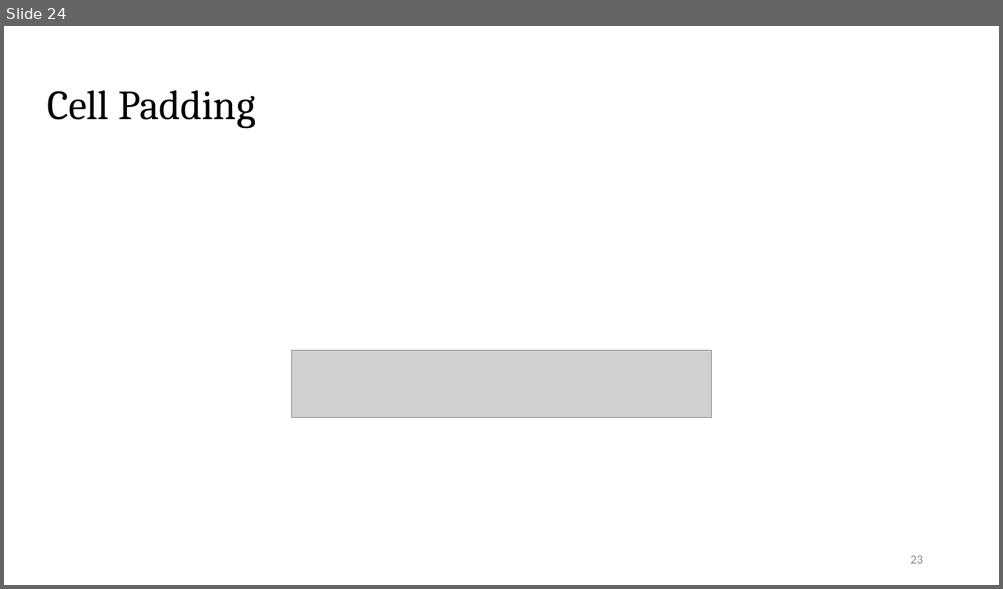
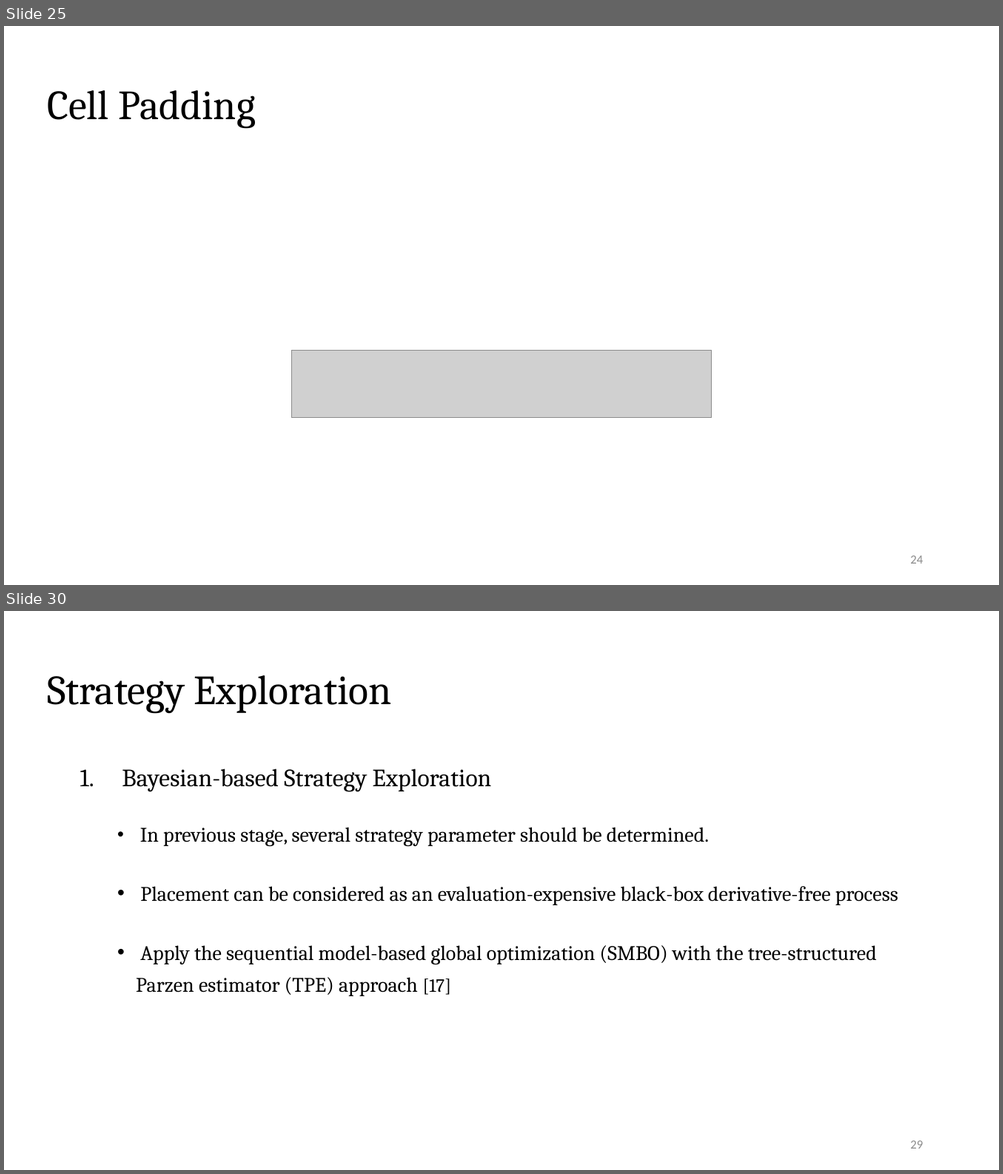
Before and after one commit to Pacific-Feng-Studuies/Studied-Papers, a slide deck: GM/Placement/PUFFER A Routability-Driven Placement Framework via Cell Padding/PUFFER A Routability-Driven Placement Framework via Cell Padding.pptx. Shown one above the other, each under a label of ours: slide 24 before the commit, slides 25 and 30 after it; the slides between them are not shown. The pictures are 1003x589 and 1003x1174 pixels, drawn with LibreOffice and Linux fonts; fonts in the diff are those of the drawing; grey boxes stand for pictures. Boxes give left, top, right and bottom in pixels: in the first picture for what was removed or moved away, otherwise in the second. Text is boxed around its words. In the diff, an @@ line names an element or a change of style, - is before the commit and + after.

```diff
--- a/GM/Placement/PUFFER A Routability-Driven Placement Framework via Cell Padding/PUFFER A Routability-Driven Placement Framework via Cell Padding.pptx
+++ b/GM/Placement/PUFFER A Routability-Driven Placement Framework via Cell Padding/PUFFER A Routability-Driven Placement Framework via Cell Padding.pptx
@@ slide 30 added at (x1=4, y1=611, x2=999, y2=1170), background #FFFFFF @@
@@ title added at (x1=47, y1=675, x2=392, y2=714), 40 pt, text #000000 @@
+Strategy Exploration
@@ text added at (x1=122, y1=769, x2=898, y2=997), 20 pt, text #000000 @@
+1. Bayesian-based Strategy Exploration
+  • In previous stage, several strategy parameter should be determined.
+  • Placement can be considered as an evaluation-expensive black-box derivative-free process
+  • Apply the sequential model-based global optimization (SMBO) with the tree-structured Parzen estimator (TPE) approach [17]
@@ page number added at (x1=910, y1=1141, x2=922, y2=1149), 12 pt, text #8C8C8C @@
+29
@@ what was slide 24 is now slide 25 @@
@@ page number at (x1=910, y1=556, x2=922, y2=564): text changed @@
-23
+24
```
Also in this commit, not shown: 6 slides changed, 2 other slides added, 1 other file.
